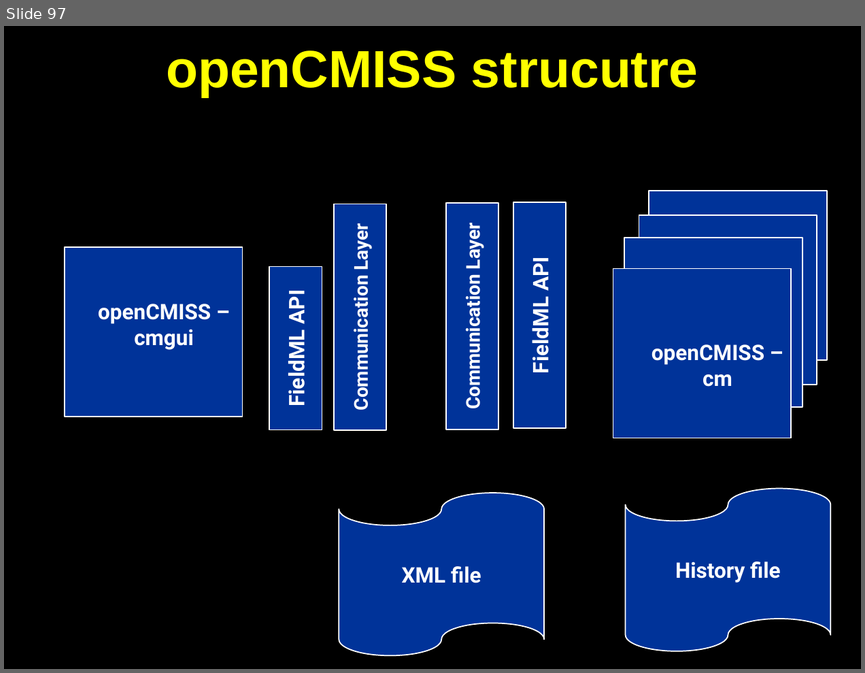
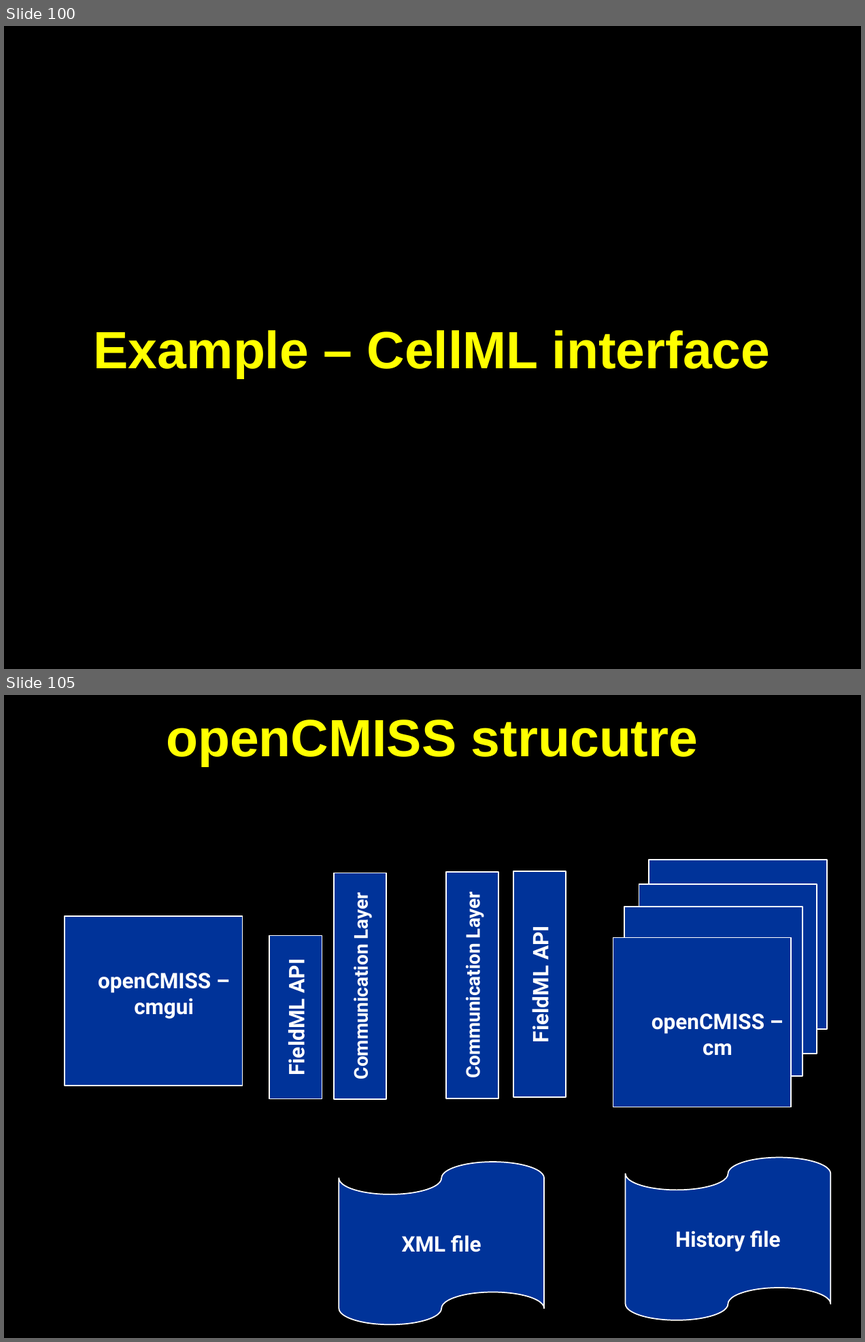
Before and after one commit to OpenCMISS/cm, a slide deck: doc/openCMISS.pptx. Shown one above the other, each under a label of ours: slide 97 before the commit, slides 100 and 105 after it; the slides between them are not shown. The pictures are 865x673 and 865x1342 pixels, drawn with LibreOffice and Linux fonts; fonts in the diff are those of the drawing. Boxes give left, top, right and bottom in pixels: in the first picture for what was removed or moved away, otherwise in the second. Text is boxed around its words. In the diff, an @@ line names an element or a change of style, - is before the commit and + after.

Commit message:
Changes for linear/nonlinear equations. First go at CellML interface from Andre/Chris.

```diff
--- a/doc/openCMISS.pptx
+++ b/doc/openCMISS.pptx
@@ slide 100 added at [4,26,861,669], background #000000 @@
@@ title added at [94,330,770,378], 44 pt, text #FFFF00, bold @@
+Example – CellML interface
@@ what was slide 97 is now slide 105 @@
```
Also in this commit, not shown: 4 slides changed, 7 other slides added.
